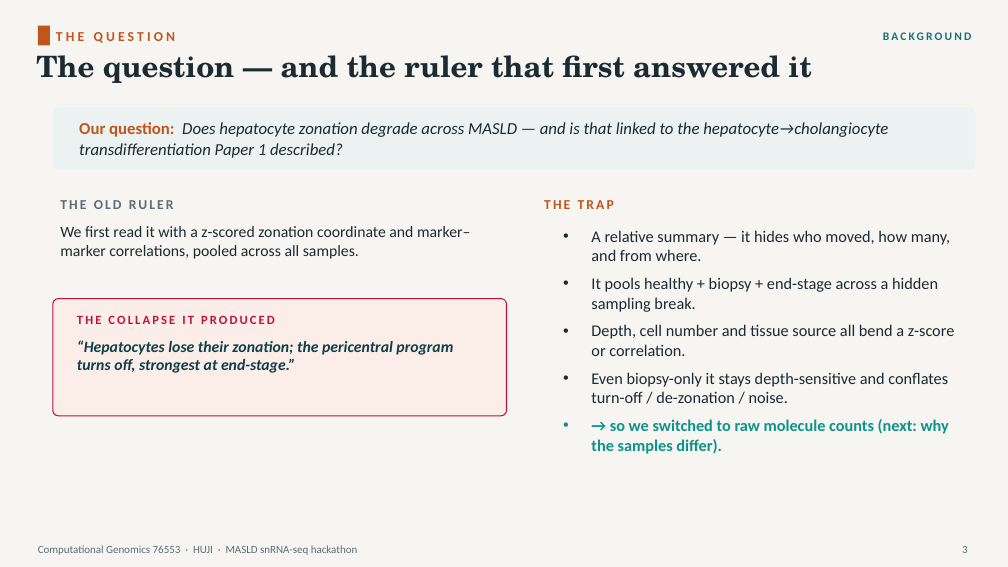
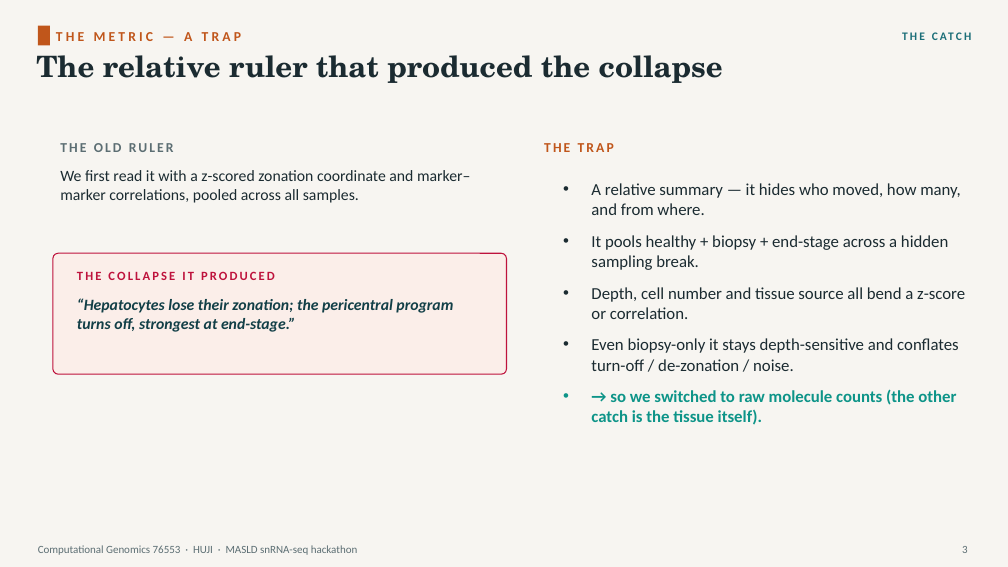
Before and after one commit to roeetekoah/liver-zonation, a slide deck: slide 4 of presentation/MASLD_zonation.pptx (slide 3 before the commit). Drawn at 1008x567 pixels with LibreOffice and Linux fonts; fonts in the diff are those of the drawing. Boxes give left, top, right and bottom in pixels: in the first picture for what was removed or moved away, otherwise in the second. Text is boxed around its words. In the diff, an @@ line names an element or a change of style, - is before the commit and + after.

```diff
--- a/presentation/MASLD_zonation.pptx
+++ b/presentation/MASLD_zonation.pptx
@@ text at (x1=36, y1=55, x2=723, y2=83): text changed @@
-The question — and the ruler that first answered it
+The relative ruler that produced the collapse
@@ text at (x1=56, y1=32, x2=241, y2=41): text changed @@
-THE QUESTION
+THE METRIC — A TRAP
@@ text at (x1=883, y1=32, x2=971, y2=40): text changed @@
-BACKGROUND
+THE CATCH
@@ rounded rectangle removed at (x1=53, y1=107, x2=975, y2=169) @@
@@ text "THE OLD RULER" moved from (x1=60, y1=200, x2=174, y2=209) to (x1=60, y1=143, x2=174, y2=152) @@
@@ text removed at (x1=79, y1=122, x2=888, y2=158) @@
-Our question: Does hepatocyte zonation degrade across MASLD — and is that linked to the hepatocyte→cholangiocyte transdifferentiation Paper 1 described?
@@ text "THE TRAP" moved from (x1=544, y1=200, x2=614, y2=209) to (x1=544, y1=143, x2=614, y2=152) @@
@@ text "We first read it with ..." moved from (x1=60, y1=226, x2=470, y2=259) to (x1=60, y1=170, x2=470, y2=203) @@
@@ text "A relative summary — it ..." moved from (x1=591, y1=230, x2=955, y2=454) to (x1=591, y1=183, x2=965, y2=425) @@
@@ text at (x1=591, y1=183, x2=965, y2=371): size 15.5 to 16 pt in "A relative summary — it hides who ...", "It pools healthy + biopsy + end-stage ...", "Depth, cell number and tissue source all ...", "Even biopsy-only it stays depth-sensitive and conflates ..."; more space between paragraphs @@
@@ rounded rectangle resized from (x1=53, y1=299, x2=507, y2=416) to (x1=53, y1=253, x2=507, y2=374) @@
@@ rounded rectangle at (x1=53, y1=253, x2=507, y2=374): proportions changed @@
@@ text "THE COLLAPSE IT PRODUCED" moved from (x1=77, y1=315, x2=275, y2=324) to (x1=77, y1=271, x2=275, y2=280) @@
@@ text "“Hepatocytes lose their zonation; the ..." moved from (x1=77, y1=340, x2=453, y2=373) to (x1=77, y1=298, x2=453, y2=332) @@
@@ text at (x1=591, y1=389, x2=956, y2=425): text changed; size 15.5 to 16 pt @@
-• → so we switched to raw molecule counts (next: why the samples differ).
+• → so we switched to raw molecule counts (the other catch is the tissue itself).
```
Also in this commit, not shown: 17 other slides changed, 4 slides added, 2 slides removed, 4 other files.
